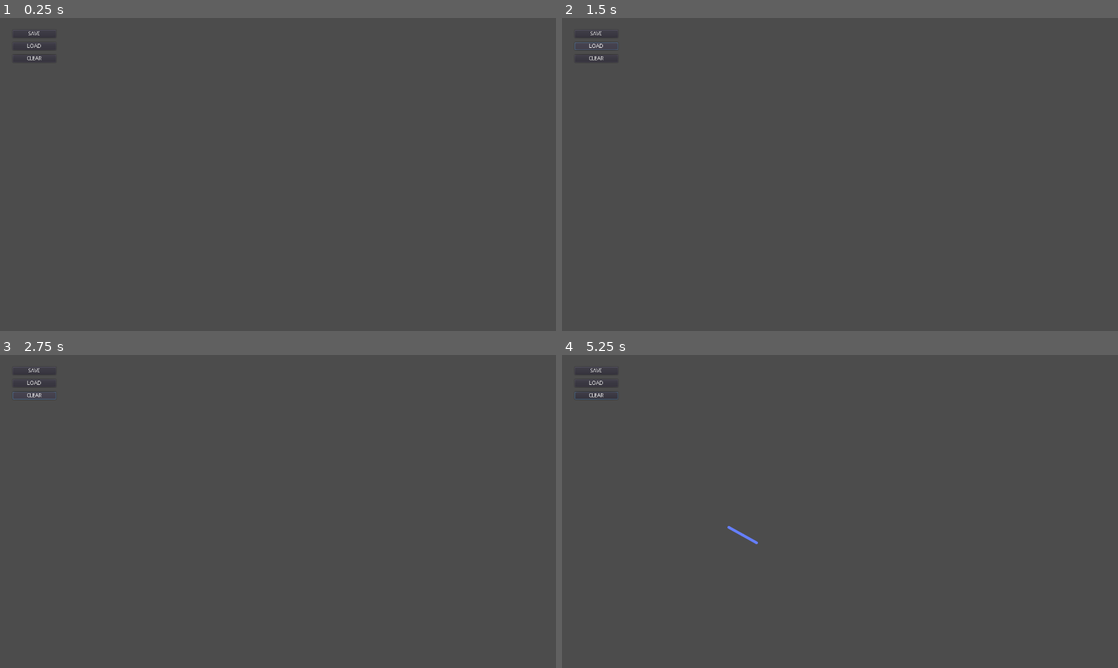
Above: before the commit, frames 1-4 (two rows, left to right).
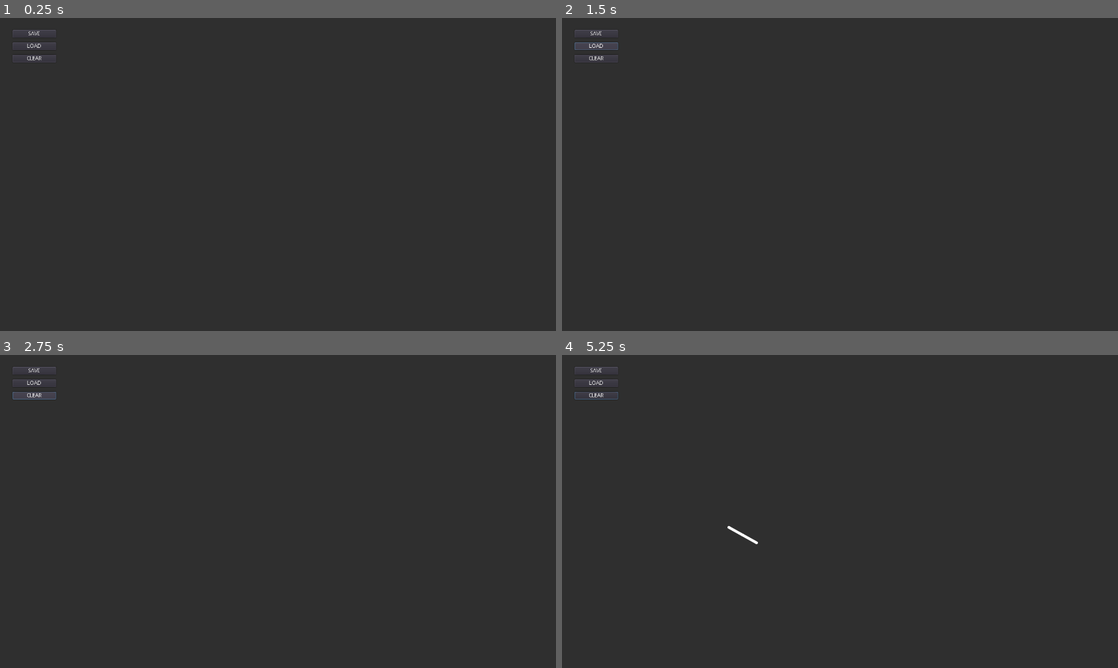
Above: after the commit, the same moments.

Repository: Epsilon0xCell/Lorien
Game: Godot game, scene res://Main.tscn
Two runs of this game, one before a commit and one after it. Both use one fixed random seed, a clock stepped at 60 frames per second and the inputs below.
Inputs (mouse positions are in pixels of both pictures, inside the frame that each line leads up to):
- Up to frame 1 (0.25 s): no input
- Up to frame 2 (1.5 s): click "SAVE" at 0.5 s; click "LOAD" at 1.25 s
- Up to frame 3 (2.75 s): click "CLEAR" at 2 s
- Up to frame 4 (5.25 s): click "CLEAR" at 2.75 s; click "CLEAR" at 3.5 s; tap Enter at 4.25 s; move the mouse to (962, 495) at 4.27 s; click (962, 495) at 4.42 s; tap Space at 5 s; drag from (728, 527) to (812, 574) at 5.02 s

The runs differ from the first frame. In frame 1, 99% of the frame differs, in the area x 0-100%, y 0-100%; in frame 2, 99%; in frame 3, 99%; in frame 4, 99%.

Commit message:
Zoom and drag

Diff:
--- /dev/null
+++ b/jabol/EditorCamera.gd
@@ -0,0 +1,47 @@
+extends Camera2D
+
+const MAX_ZOOM_LEVEL = 10.0
+const MIN_ZOOM_LEVEL = 0.5
+const ZOOM_INCREMENT = 0.1
+
+var _current_zoom_level := 1.0
+var _drag := false
+
+# -------------------------------------------------------------------------------------------------
+func _input(event):
+	if event is InputEventMouseButton:
+		if event.button_index == BUTTON_WHEEL_DOWN:
+			_do_zoom(ZOOM_INCREMENT, get_local_mouse_position())
+		elif event.button_index == BUTTON_WHEEL_UP:
+			_do_zoom(-ZOOM_INCREMENT, get_local_mouse_position())
+		elif event.button_index == BUTTON_MIDDLE:
+			_drag = event.is_pressed()
+
+	if event is InputEventMouseMotion:
+		if _drag:
+			_do_drag(event.relative)
+
+# -------------------------------------------------------------------------------------------------
+func _do_drag(drag: Vector2) -> void:
+	offset -= drag * _current_zoom_level
+
+# -------------------------------------------------------------------------------------------------
+func _do_zoom(incr: float, zoom_anchor: Vector2) -> void:
+	var old_zoom := _current_zoom_level
+	_current_zoom_level += incr
+	if _current_zoom_level < MIN_ZOOM_LEVEL:
+		_current_zoom_level = MIN_ZOOM_LEVEL
+	elif _current_zoom_level > MAX_ZOOM_LEVEL:
+		_current_zoom_level = MAX_ZOOM_LEVEL
+	if old_zoom == _current_zoom_level:
+		return
+
+	var zoom_center = zoom_anchor - offset
+	var ratio = 1.0 - _current_zoom_level/old_zoom
+	offset += zoom_center * ratio
+
+	zoom = Vector2(_current_zoom_level, _current_zoom_level)
+
+# -------------------------------------------------------------------------------------------------
+func xform(pos: Vector2) -> Vector2:
+	return (pos * zoom) + offset
--- /dev/null
+++ b/jabol/JabolCanvas.gd
@@ -0,0 +1,68 @@
+extends Viewport
+class_name JabolCanvas
+
+# -------------------------------------------------------------------------------------------------
+onready var _camera: Camera2D = $Camera2D
+
+var lines := []
+var _last_mouse_motion: InputEventMouseMotion
+var _current_line: Line2D
+var _current_zoom_level = 1
+
+# -------------------------------------------------------------------------------------------------
+func _input(event: InputEvent) -> void:
+	if event is InputEventMouseButton:
+		if event.button_index == BUTTON_LEFT:
+			if event.pressed:
+				start_new_line()
+			else:
+				end_line()
+	elif event is InputEventMouseMotion:
+		_last_mouse_motion = event
+
+# -------------------------------------------------------------------------------------------------
+func _process(delta: float) -> void:
+	if _current_line != null && _last_mouse_motion != null:
+		if _last_mouse_motion.relative.length_squared() > 0.0:
+			var pos = _last_mouse_motion.global_position
+			#var pressure = _last_mouse_motion.pressure
+			_current_line.add_point(_camera.xform(pos))
+			_last_mouse_motion = null
+
+	if Input.is_action_just_pressed("jabol_undo"):
+		undo_last_line()
+
+# -------------------------------------------------------------------------------------------------
+func start_new_line(color: Color = Color.white) -> void:
+	_current_line = Line2D.new()
+	_current_line.width = 6
+	_current_line.antialiased = true
+	_current_line.default_color = color
+	_current_line.begin_cap_mode = Line2D.LINE_CAP_ROUND
+	_current_line.end_cap_mode = Line2D.LINE_CAP_ROUND
+	_current_line.joint_mode = Line2D.LINE_JOINT_ROUND
+	call_deferred("add_child", _current_line)
+
+# -------------------------------------------------------------------------------------------------
+func add_point(point: Vector2) -> void:
+	_current_line.add_point(point)
+
+# -------------------------------------------------------------------------------------------------
+func end_line() -> void:
+	if _current_line != null:
+		if _current_line.points.empty():
+			call_deferred("remove_child", _current_line)
+		else:
+			lines.append(_current_line)
+		_current_line = null
+
+# -------------------------------------------------------------------------------------------------
+func undo_last_line() -> void:
+	if _current_line == null && !lines.empty():
+		remove_child(lines.pop_back())
+
+# -------------------------------------------------------------------------------------------------
+func clear() -> void:
+	for l in lines:
+		remove_child(l)
+	lines.clear()
--- a/jabol/Main.gd
+++ b/jabol/Main.gd
@@ -3,83 +3,22 @@
 # -------------------------------------------------------------------------------------------------
 const FILENAME = "C:/Users/mbrla/Desktop/lol.jabol"
 
-# -------------------------------------------------------------------------------------------------
-var _last_mouse_motion: InputEventMouseMotion
-var _current_line: Line2D
-
-var _lines := []
-
-# -------------------------------------------------------------------------------------------------
-func _unhandled_input(event: InputEvent) -> void:
-	#print(get_viewport().get_mouse_position())
-	if event is InputEventMouseButton:
-		if event.button_index == BUTTON_LEFT:
-			if event.pressed:
-				_start_new_line()
-			else:
-				_end_line()
-	elif event is InputEventMouseMotion:
-		_last_mouse_motion = event
-		print(event.relative)
-
-# -------------------------------------------------------------------------------------------------
-func _process(delta: float) -> void:
-	if _current_line != null && _last_mouse_motion != null:
-		if _last_mouse_motion.relative.length_squared() > 0.0:
-			var pos = _last_mouse_motion.global_position
-			var pressure = _last_mouse_motion.pressure
-			_current_line.add_point(pos)
-			_last_mouse_motion = null
-			#print(_current_line.points.size())
-
-	if Input.is_action_just_pressed("jabol_undo"):
-		_undo_last_line()
-
-# -------------------------------------------------------------------------------------------------
-func _start_new_line() -> void:
-	_current_line = Line2D.new()
-	_current_line.width = 6
-	_current_line.antialiased = true
-	_current_line.begin_cap_mode = Line2D.LINE_CAP_ROUND
-	_current_line.end_cap_mode = Line2D.LINE_CAP_ROUND
-	_current_line.joint_mode = Line2D.LINE_JOINT_ROUND
-	call_deferred("add_child", _current_line)
-
-# -------------------------------------------------------------------------------------------------
-func _end_line() -> void:
-	if _current_line != null:
-		if _current_line.points.empty():
-			call_deferred("remove_child", _current_line)
-		else:
-			_lines.append(_current_line)
-		_current_line = null
-
-# -------------------------------------------------------------------------------------------------
-func _undo_last_line() -> void:
-	if _current_line == null && !_lines.empty():
-		remove_child(_lines.pop_back())
-
-# -------------------------------------------------------------------------------------------------
-func _clear() -> void:
-	for l in _lines:
-		remove_child(l)
-	_lines.clear()
+onready var _jabol: JabolCanvas = $ViewportContainer/Viewport
 
 # -------------------------------------------------------------------------------------------------
 func _on_SaveButton_pressed():
-	JabolIO.save_file(FILENAME, _lines)
+	JabolIO.save_file(FILENAME, _jabol.lines)
 
 # -------------------------------------------------------------------------------------------------
 func _on_LoadButton_pressed():
 	var result: Array = JabolIO.load_file(FILENAME)
-	_clear()
+	_jabol.clear()
 	for line in result:
-		_start_new_line()
-		_current_line.default_color = line.color
+		_jabol.start_new_line(line.color)
 		for point in line.points:
-			_current_line.add_point(point)
-		_end_line()
+			_jabol.add_point(point)
+		_jabol.end_line()
 
 # -------------------------------------------------------------------------------------------------
 func _on_ClearButton_pressed():
-	_clear()
+	_jabol.clear()
--- a/jabol/Main.tscn
+++ b/jabol/Main.tscn
@@ -1,15 +1,37 @@
-[gd_scene load_steps=2 format=2]
+[gd_scene load_steps=4 format=2]
 
 [ext_resource path="res://Main.gd" type="Script" id=1]
+[ext_resource path="res://EditorCamera.gd" type="Script" id=2]
+[ext_resource path="res://JabolCanvas.gd" type="Script" id=3]
 
 [node name="Main" type="Control"]
 anchor_right = 1.0
 anchor_bottom = 1.0
-mouse_filter = 2
+mouse_filter = 1
 script = ExtResource( 1 )
 __meta__ = {
 "_edit_use_anchors_": false
 }
+
+[node name="ViewportContainer" type="ViewportContainer" parent="."]
+anchor_right = 1.0
+anchor_bottom = 1.0
+mouse_filter = 1
+__meta__ = {
+"_edit_use_anchors_": false
+}
+
+[node name="Viewport" type="Viewport" parent="ViewportContainer"]
+size = Vector2( 1920, 1080 )
+handle_input_locally = false
+usage = 0
+render_target_update_mode = 3
+script = ExtResource( 3 )
+
+[node name="Camera2D" type="Camera2D" parent="ViewportContainer/Viewport"]
+anchor_mode = 0
+current = true
+script = ExtResource( 2 )
 
 [node name="Buttons" type="VBoxContainer" parent="."]
 margin_left = 33.0
--- a/jabol/project.godot
+++ b/jabol/project.godot
@@ -9,12 +9,18 @@
 config_version=4
 
 _global_script_classes=[ {
+"base": "Viewport",
+"class": "JabolCanvas",
+"language": "GDScript",
+"path": "res://JabolCanvas.gd"
+}, {
 "base": "Reference",
 "class": "LineData",
 "language": "GDScript",
 "path": "res://LineData.gd"
 } ]
 _global_script_class_icons={
+"JabolCanvas": "",
 "LineData": ""
 }
 
@@ -50,4 +56,5 @@
 
 [rendering]
 
+environment/default_clear_color=Color( 0.184314, 0.184314, 0.184314, 1 )
 environment/default_environment="res://default_env.tres"
